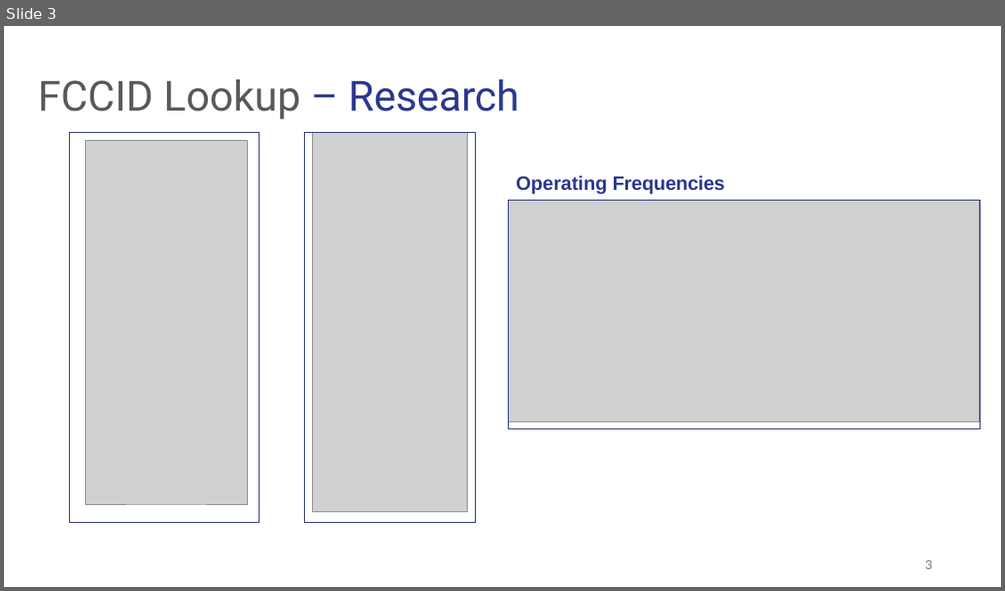
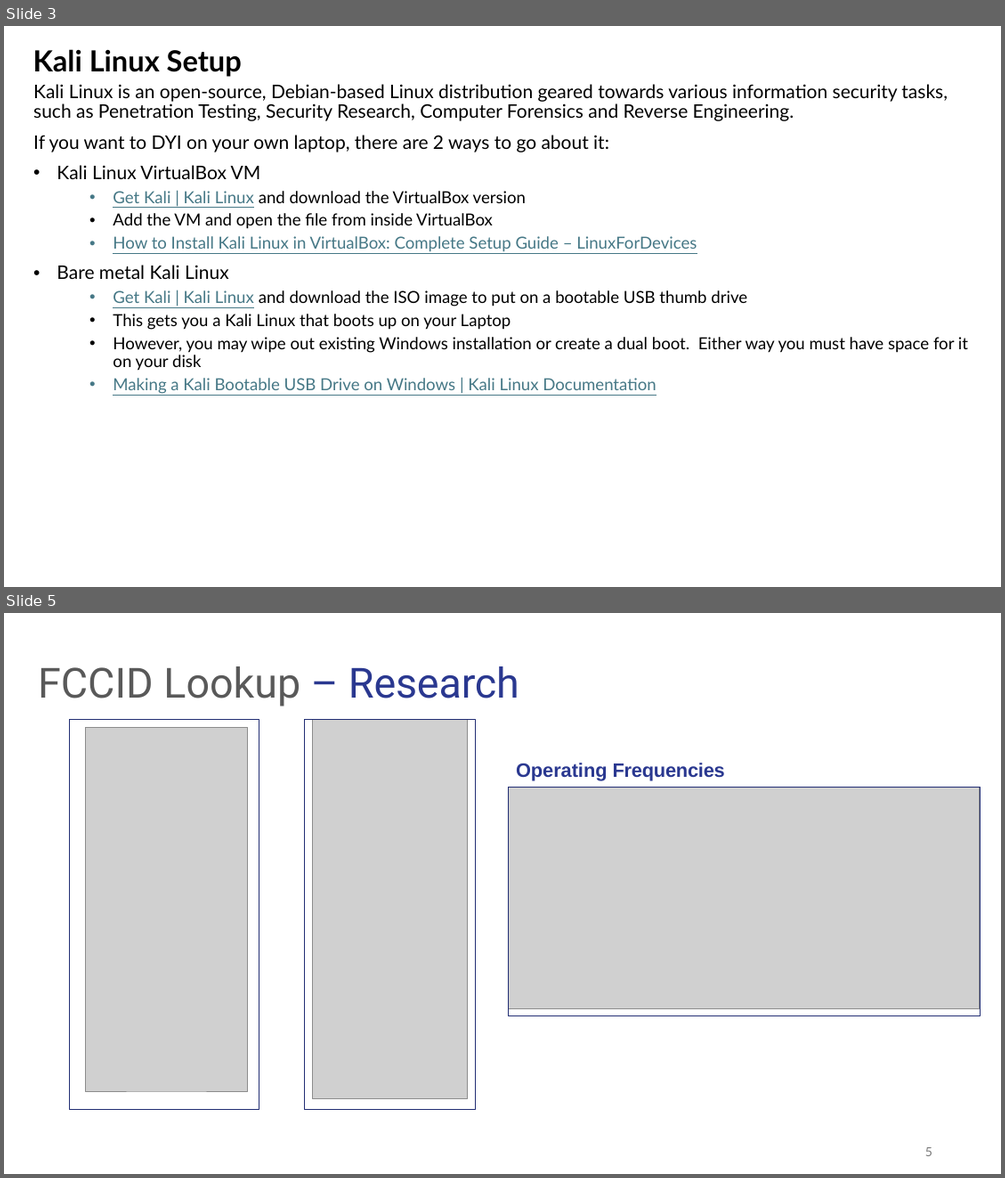
Before and after one commit to nprobert/AutoISAC-ACT-AdvWireless, a slide deck: ACT AdvancedWireless 2026 - Setup.pptx. Shown one above the other, each under a label of ours: slide 3 before the commit, slides 3 and 5 after it; the slides between them are not shown. The pictures are 1005x591 and 1005x1178 pixels, drawn with LibreOffice and Linux fonts; fonts in the diff are those of the drawing; grey boxes stand for pictures. Boxes give left, top, right and bottom in pixels: in the first picture for what was removed or moved away, otherwise in the second. Text is boxed around its words. In the diff, an @@ line names an element or a change of style, - is before the commit and + after.

Commit message:
Add VirtualBox and Kali Linux pages.

```diff
--- a/ACT AdvancedWireless 2026 - Setup.pptx
+++ b/ACT AdvancedWireless 2026 - Setup.pptx
@@ slide 3 added at [4, 26, 1001, 587], background #FFFFFF @@
@@ text added at [33, 49, 242, 77], 28 pt, text #000000, bold @@
+Kali Linux Setup
@@ text added at [33, 84, 968, 394], 16 pt, text #000000 @@
+Kali Linux is an open-source, Debian-based Linux distribution geared towards various information security tasks, such as Penetration Testing, Security Research, Computer Forensics and Reverse Engineering.
+If you want to DYI on your own laptop, there are 2 ways to go about it:
+• Kali Linux VirtualBox VM
+  • Get Kali | Kali Linux and download the VirtualBox version
+  • Add the VM and open the file from inside VirtualBox
+  • How to Install Kali Linux in VirtualBox: Complete Setup Guide – LinuxForDevices
+• Bare metal Kali Linux
+  • Get Kali | Kali Linux and download the ISO image to put on a bootable USB thumb drive
+  • This gets you a Kali Linux that boots up on your Laptop
+  • However, you may wipe out existing Windows installation or create a dual boot. Either way you must have space for it on your disk
+  • Making a Kali Bootable USB Drive on Windows | Kali Linux Documentation
@@ what was slide 3 is now slide 5 @@
@@ page number at [925, 1147, 932, 1156]: text changed @@
-3
+5
```
Also in this commit, not shown: 2 slides changed, 1 other slide added.
